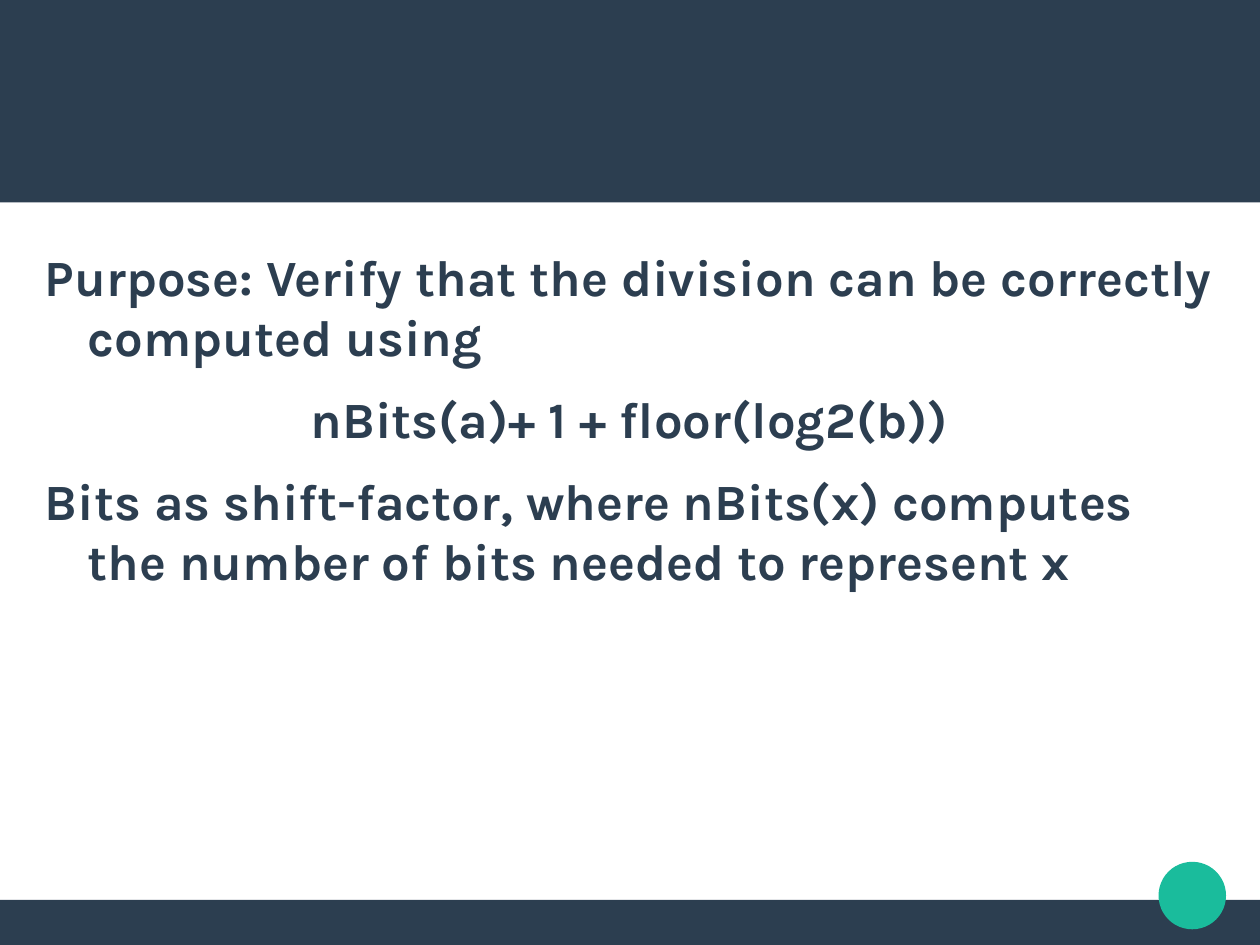
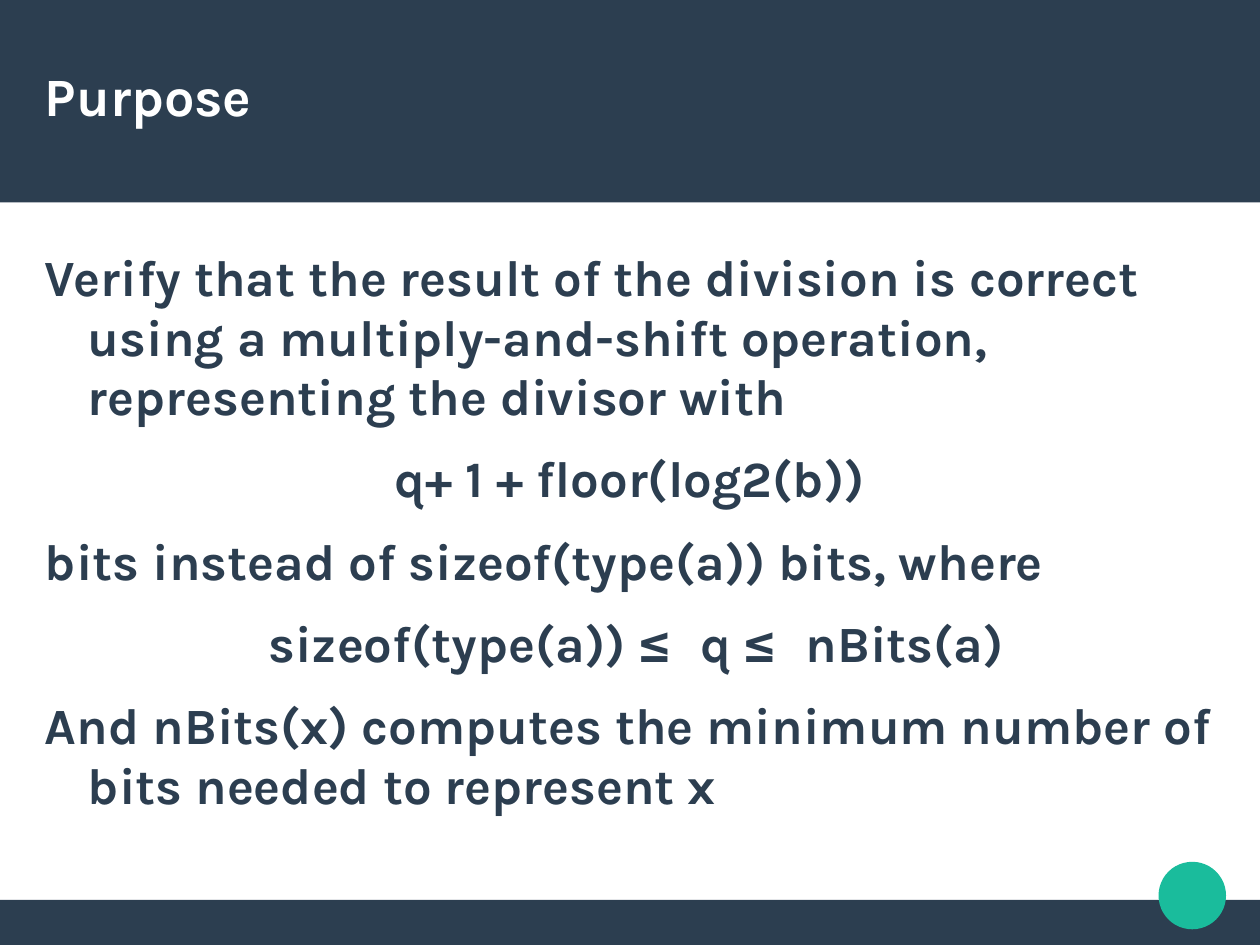
Before and after one commit to fusiled/dsdmProject, a slide deck: slide 2 of slides/slides3.odp. Drawn at 1260x945 pixels with LibreOffice and Linux fonts; fonts in the diff are those of the drawing. Boxes give left, top, right and bottom in pixels: in the first picture for what was removed or moved away, otherwise in the second. Text is boxed around its words. In the diff, an @@ line names an element or a change of style, - is before the commit and + after.

Commit message:
added slides

```diff
--- a/slides/slides3.odp
+++ b/slides/slides3.odp
@@ title added at (45, 81, 252, 129), 34 pt, text #FFFFFF, bold @@
+Purpose
@@ text at (45, 260, 1211, 816): text changed @@
-Purpose: Verify that the division can be correctly computed using
-nBits(a)+ 1 + floor(log2(b))
-Bits as shift-factor, where nBits(x) computes the number of bits needed to represent x
+Verify that the result of the division is correct using a multiply-and-shift operation, representing the divisor with
+q+ 1 + floor(log2(b))
+bits instead of sizeof(type(a)) bits, where
+sizeof(type(a)) ≤ q ≤ nBits(a)
+And nBits(x) computes the minimum number of bits needed to represent x
```
Also in this commit, not shown: 8 slides added, 5 slides removed, 3 other files.
